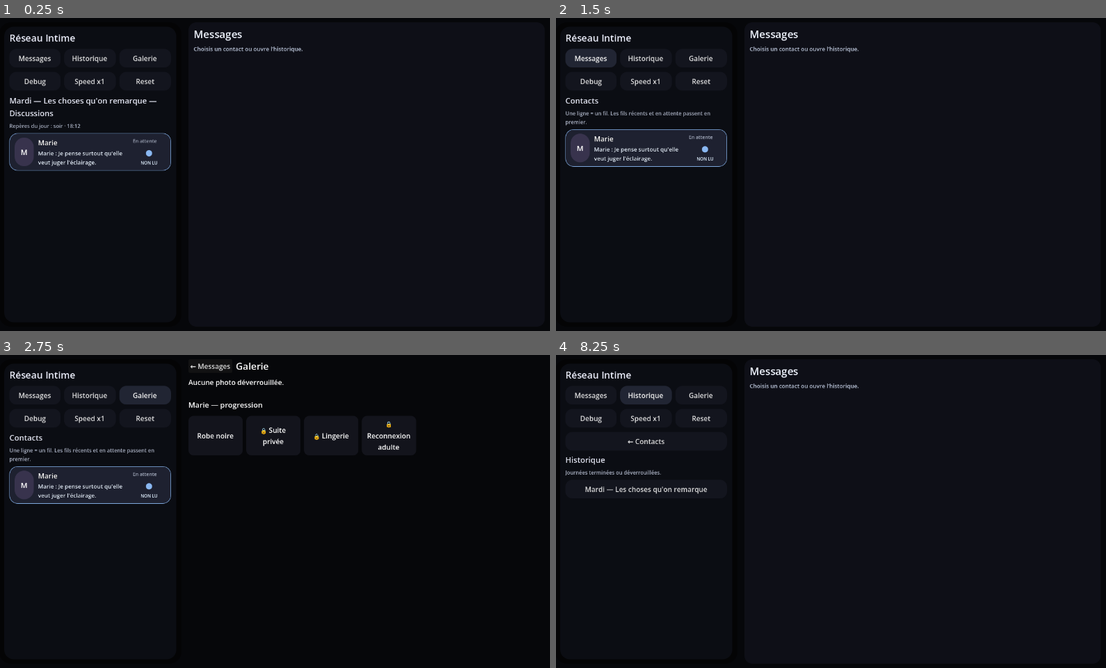
Above: before the commit, frames 1-4 (two rows, left to right).
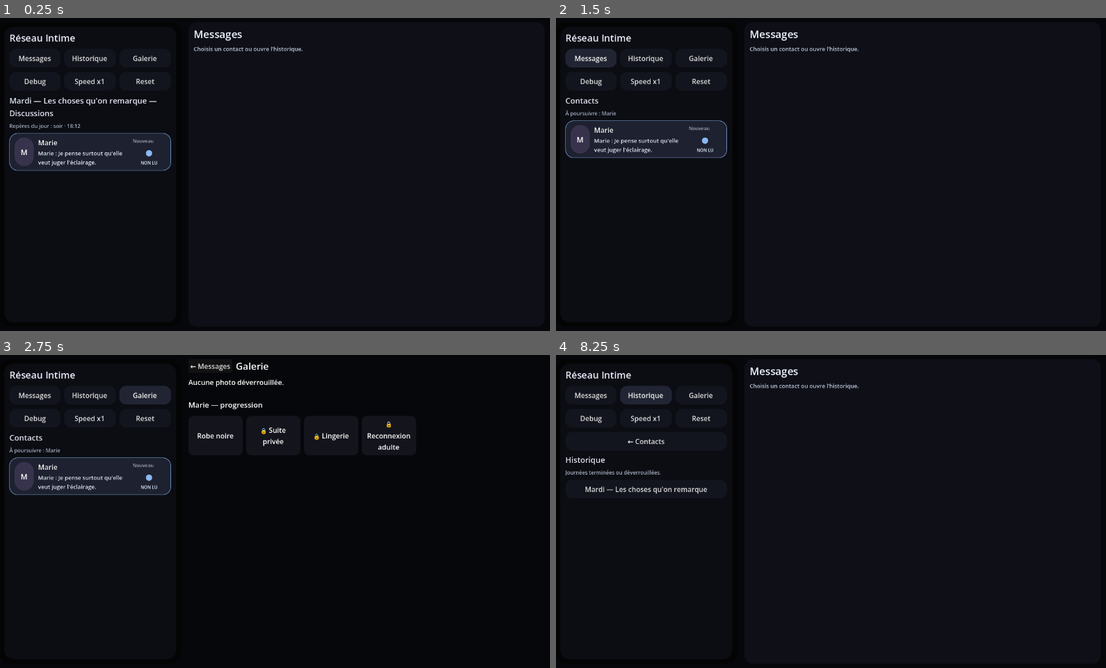
Above: after the commit, the same moments.

Repository: ludowww/reseau-intime
Game: Godot game, scene res://scenes/Main.tscn
Same seed, same stepped clock (60 frames per second), same inputs: the game is played once before the commit and once after it.
Inputs:
- Up to frame 1 (0.25 s): no input
- Up to frame 2 (1.5 s): click "Historique" at 0.5 s; click "Messages" at 1.25 s
- Up to frame 3 (2.75 s): click "Galerie" at 2 s
- Up to frame 4 (8.25 s): click "Debug" at 2.75 s; click "Debug ✓" at 3.5 s; click "Speed x1" at 4.25 s; click "Speed x3" at 5 s; click "Speed x8" at 5.75 s; click "← Messages" at 6.5 s; click "Messages" at 7.25 s; click "Historique" at 8 s

The runs differ from the first frame. In frame 1, less than 0.1% of the frame differs, in the area x 24-29%, y 38-40%; in frame 2, 2.5%, in the area x 1-32%, y 29-48%; in frame 3, 2.5%; in frame 4, nothing differs.

Commit message:
fix(v0.96a): prevent completed-thread navigation dead ends

Diff:
--- a/game/scenes/smartphone/ConversationView.tscn
+++ b/game/scenes/smartphone/ConversationView.tscn
@@ -1,7 +1,7 @@
 [gd_scene load_steps=2 format=3 uid="uid://conversation_view"]
 
-[ext_resource type="Script" path="res://scripts/ui/ConversationViewV096A.gd" id="1"]
+[ext_resource type="Script" path="res://scripts/ui/ConversationViewV096AResume.gd" id="1"]
 
 [node name="ConversationView" type="VBoxContainer"]
-editor_description = "V0.95 renders real visual assets, preserves fallback cards, and opens Gallery detail."
+editor_description = "V0.96a adds contact return navigation and an explicit completed-thread return control while preserving visual assets and Gallery detail."
 script = ExtResource("1")
--- a/game/scenes/smartphone/PhonePrototype.tscn
+++ b/game/scenes/smartphone/PhonePrototype.tscn
@@ -1,9 +1,9 @@
 [gd_scene load_steps=2 format=3 uid="uid://phone_prototype"]
 
-[ext_resource type="Script" path="res://scripts/ui/PhonePrototypeV096A.gd" id="1"]
+[ext_resource type="Script" path="res://scripts/ui/PhonePrototypeV096AResume.gd" id="1"]
 
 [node name="PhonePrototype" type="Control"]
-editor_description = "Active chain: V096 -> V095 -> V092 -> V090 -> V089 -> V086A. V0.96 adds Wednesday carry-over, guaranteed social set, and a local endpoint."
+editor_description = "Active chain: V096AResume -> V096A -> V096 -> V095 -> V092 -> V090 -> V089 -> V086A. Contacts route completed threads to read-only history and keep actionable threads explicit."
 layout_mode = 3
 anchors_preset = 15
 anchor_right = 1.0
--- /dev/null
+++ b/game/scripts/ui/ConversationViewV096AResume.gd
@@ -0,0 +1,37 @@
+extends "res://scripts/ui/ConversationViewV096A.gd"
+
+func show_conversation(conversation: Dictionary) -> void:
+	super.show_conversation(conversation)
+	call_deferred("_restore_completion_controls_if_needed")
+
+func _emit_conversation_completed_once() -> void:
+	super._emit_conversation_completed_once()
+	_show_completion_controls_if_needed()
+
+func _restore_completion_controls_if_needed() -> void:
+	_show_completion_controls_if_needed()
+
+func _show_completion_controls_if_needed() -> void:
+	if active_conversation_id.begins_with("archive::"):
+		return
+	if active_state.is_empty() or not bool(active_state.get("sequence_complete", false)):
+		return
+	_show_completion_controls()
+
+func _show_completion_controls() -> void:
+	if not is_instance_valid(choice_area):
+		return
+	_clear_node(choice_area)
+	_add_choice_hint("Conversation terminée.")
+	var button := Button.new()
+	button.name = "CompletedReturnToContactsButton"
+	button.text = "Retour aux contacts"
+	button.focus_mode = Control.FOCUS_ALL
+	button.custom_minimum_size = Vector2(0, 48)
+	button.size_flags_horizontal = Control.SIZE_EXPAND_FILL
+	button.add_theme_stylebox_override("normal", _panel_style(CHOICE_COLOR, 18))
+	button.add_theme_stylebox_override("hover", _panel_style(Color(0.18, 0.21, 0.28), 18))
+	button.add_theme_stylebox_override("pressed", _panel_style(Color(0.20, 0.29, 0.38), 18))
+	button.pressed.connect(func(): contacts_requested.emit())
+	choice_area.add_child(button)
+	_scroll_to_bottom.call_deferred()
--- /dev/null
+++ b/game/scripts/ui/PhonePrototypeV096AResume.gd
@@ -0,0 +1,87 @@
+extends "res://scripts/ui/PhonePrototypeV096A.gd"
+
+const CONTACT_PRIORITY_PENDING := 3
+const CONTACT_PRIORITY_ACTIONABLE := 2
+const CONTACT_PRIORITY_CURRENT_COMPLETE := 1
+
+func _render_contacts_view(day_value) -> void:
+	_add_label(conversation_list, "Contacts", 18)
+	var conversations := _collect_global_threads()
+	if conversations.is_empty():
+		_add_muted_label(conversation_list, "Aucun contact disponible.", 12)
+		return
+	var actionable_names: Array[String] = []
+	for conversation in conversations:
+		if _is_contact_actionable(conversation):
+			var contact_name := _conversation_name(conversation)
+			if contact_name != "" and not actionable_names.has(contact_name):
+				actionable_names.append(contact_name)
+	if actionable_names.is_empty():
+		_add_muted_label(conversation_list, "Aucun nouveau message. Les autres fils s’ouvrent en lecture seule.", 12)
+	else:
+		_add_muted_label(conversation_list, "À poursuivre : %s" % " · ".join(actionable_names), 12)
+	for conversation in conversations:
+		var source_day_value = int(conversation.get("_source_day_value", day_value))
+		_add_conversation_card(source_day_value, conversation)
+
+func _collect_global_threads() -> Array:
+	var entries: Array = super._collect_global_threads()
+	for raw_entry in entries:
+		if typeof(raw_entry) != TYPE_DICTIONARY:
+			continue
+		var entry: Dictionary = raw_entry
+		var source_day_value = entry.get("_source_day_value", current_day_value)
+		entry["_contact_actionable"] = _thread_is_actionable(source_day_value, entry)
+	entries.sort_custom(func(a, b):
+		var a_priority := _contact_priority(a)
+		var b_priority := _contact_priority(b)
+		if a_priority != b_priority:
+			return a_priority > b_priority
+		return int(a.get("_sort_score", 0)) > int(b.get("_sort_score", 0))
+	)
+	return entries
+
+func _contact_priority(conversation: Dictionary) -> int:
+	if _is_conversation_pending(conversation):
+		return CONTACT_PRIORITY_PENDING
+	if _is_contact_actionable(conversation):
+		return CONTACT_PRIORITY_ACTIONABLE
+	var source_day_value = conversation.get("_source_day_value", null)
+	if source_day_value != null and TimelineState.is_current_day(source_day_value):
+		return CONTACT_PRIORITY_CURRENT_COMPLETE
+	return 0
+
+func _is_contact_actionable(conversation: Dictionary) -> bool:
+	return bool(conversation.get("_contact_actionable", false))
+
+func _thread_is_actionable(day_value, conversation: Dictionary) -> bool:
+	if day_value == null or not TimelineState.is_current_day(day_value):
+		return false
+	for raw_episode_id in _conversation_episode_ids(conversation):
+		var episode_id := str(raw_episode_id)
+		if TimelineState.is_episode_completed(day_value, episode_id):
+			continue
+		if TimelineState.is_conversation_expired(day_value, episode_id):
+			continue
+		if _is_episode_available(day_value, episode_id):
+			return true
+	return false
+
+func _conversation_status_text(conversation: Dictionary) -> String:
+	if _is_conversation_pending(conversation):
+		return "Nouveau"
+	if _is_contact_actionable(conversation):
+		return "À poursuivre"
+	var source_day_value = conversation.get("_source_day_value", null)
+	if source_day_value != null and TimelineState.is_current_day(source_day_value):
+		return "Terminé"
+	return "Historique"
+
+func _conversation_has_activity_badge(conversation: Dictionary) -> bool:
+	return _is_conversation_pending(conversation) or _is_contact_actionable(conversation)
+
+func _open_conversation(day_value, conversation: Dictionary) -> void:
+	if not _thread_is_actionable(day_value, conversation):
+		_open_history_conversation(day_value, conversation)
+		return
+	super._open_conversation(day_value, conversation)
--- a/game/tests/V096AContactNavigationSmokeDriver.gd
+++ b/game/tests/V096AContactNavigationSmokeDriver.gd
@@ -1,7 +1,7 @@
 extends Node
 
-const PHONE_SCRIPT = preload("res://scripts/ui/PhonePrototypeV096A.gd")
-const CONVERSATION_SCRIPT = preload("res://scripts/ui/ConversationViewV096A.gd")
+const PHONE_SCRIPT = preload("res://scripts/ui/PhonePrototypeV096AResume.gd")
+const CONVERSATION_SCRIPT = preload("res://scripts/ui/ConversationViewV096AResume.gd")
 
 var failures: Array[String] = []
 
@@ -38,6 +38,9 @@
 		"L": _scenario_l(phone)
 		"M": _scenario_m(phone)
 		"N": _scenario_n(phone)
+		"O": _scenario_o(phone)
+		"P": _scenario_p(phone)
+		"Q": _scenario_q(phone)
 		_:
 			failures.append("Unknown scenario: %s" % _scenario())
 	await get_tree().process_frame
@@ -95,7 +98,7 @@
 		convo = threads.front()
 	if convo.is_empty():
 		return
-	phone._open_conversation(9, convo)
+	phone._open_conversation(int(convo.get("_source_day_value", 9)), convo)
 	var current_id := str(phone.conversation_view.call("current_thread_id"))
 	phone._show_contacts()
 	_expect(current_id == str(phone.conversation_view.call("current_thread_id")), "D: conversation state changed on contacts return")
@@ -189,3 +192,51 @@
 	phone._show_gallery()
 	_expect(not phone.landing_panel.visible, "N: gallery did not hide Messages landing")
 	_expect(phone.photo_gallery_view.visible, "N: gallery is not visible")
+
+func _scenario_o(phone) -> void:
+	var historical: Dictionary = {}
+	for conversation in phone._collect_global_threads():
+		if int(conversation.get("_source_day_value", 9)) != 9:
+			historical = conversation
+			break
+	_expect(not historical.is_empty(), "O: no historical contact available")
+	if historical.is_empty():
+		return
+	var source_day := int(historical.get("_source_day_value", 1))
+	phone._open_conversation(source_day, historical)
+	_expect(str(phone.conversation_view.active_conversation_id).begins_with("archive::"), "O: historical contact opened as an active thread")
+	_expect(TimelineState.is_current_day(9), "O: historical contact changed the narrative day")
+	_expect(int(phone.current_day_value) == 9, "O: historical contact changed the phone current day")
+
+func _scenario_p(phone) -> void:
+	var mathilde := _thread_by_id(phone, "thread_mathilde_private")
+	_expect(not mathilde.is_empty(), "P: Mathilde actionable thread missing")
+	if mathilde.is_empty():
+		return
+	_expect(phone._is_contact_actionable(mathilde), "P: current unfinished thread is not actionable")
+	_expect(phone._conversation_status_text(mathilde) in ["Nouveau", "À poursuivre"], "P: actionable status is unclear")
+	_expect(phone._conversation_has_activity_badge(mathilde), "P: actionable thread has no badge")
+	TimelineState.record_episode_completed(9, "chapter_09_mathilde_visual_boundary")
+	var completed := _thread_by_id(phone, "thread_mathilde_private")
+	_expect(not completed.is_empty(), "P: completed Mathilde thread disappeared")
+	if completed.is_empty():
+		return
+	_expect(not phone._is_contact_actionable(completed), "P: completed thread remains actionable")
+	_expect(not phone._conversation_has_activity_badge(completed), "P: completed thread keeps a misleading badge")
+
+func _scenario_q(phone) -> void:
+	var mathilde := _thread_by_id(phone, "thread_mathilde_private")
+	_expect(not mathilde.is_empty(), "Q: Mathilde thread missing")
+	if mathilde.is_empty():
+		return
+	phone._open_conversation(9, mathilde)
+	var view = phone.conversation_view
+	view.active_state["sequence_complete"] = true
+	view._show_completion_controls()
+	var button := view.choice_area.get_node_or_null("CompletedReturnToContactsButton")
+	_expect(button != null, "Q: completed conversation has no return button")
+	if button == null:
+		return
+	phone.phone_mode = "HISTORY"
+	button.pressed.emit()
+	_expect(phone.phone_mode == "CONTACTS", "Q: completed return button did not restore Contacts")
Not shown, changed: tests/test_v095_marie_visual_opening_static.py
Not shown, changed: tests/test_v096_wednesday_carryover_social_static.py
Not shown, changed: tests/test_v096a_contact_navigation_notifications_static.py
Not shown, changed: tools/test_v096a_contact_navigation_smoke.sh
